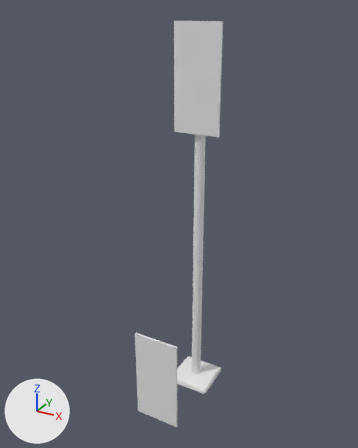
The FBX model Samples~/URP/Props/FBX/Prop_Sign_MiscPost_02.fbx, before and after one commit.
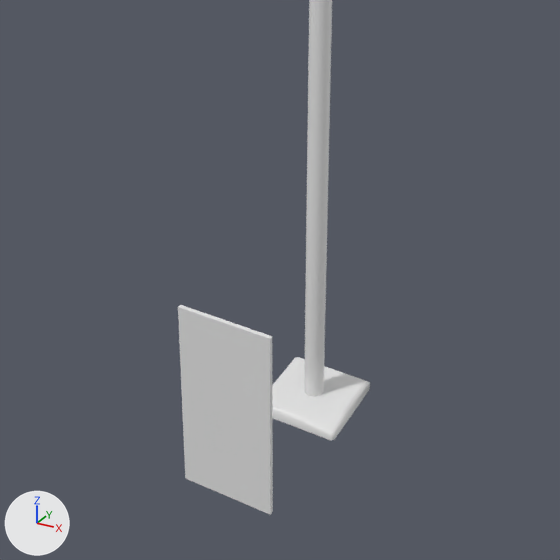
There are two pictures of each version: one whole from a camera (50 mm lens) standing at (1.313, -2.652, 2.521) and looking at (-0.042, -0.188, 1.289), one close up on the part from 15% to 86% of the width and 44% to 100% of the height. Arrows for +X, +Y and +Z are at lower left; the lights stay in place. Where no turn or scale is listed for an object, it has been applied to the vertices.

The first close-up shows 'Prop_sign_misc_post_02_01_LOD0', 'signs_misc_texture_atlas.001'.
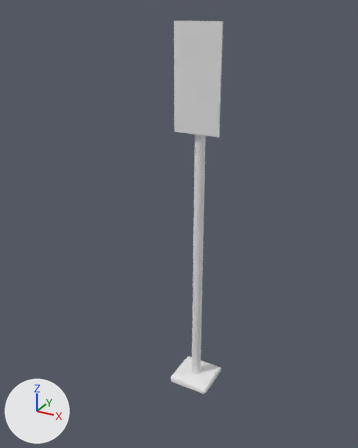
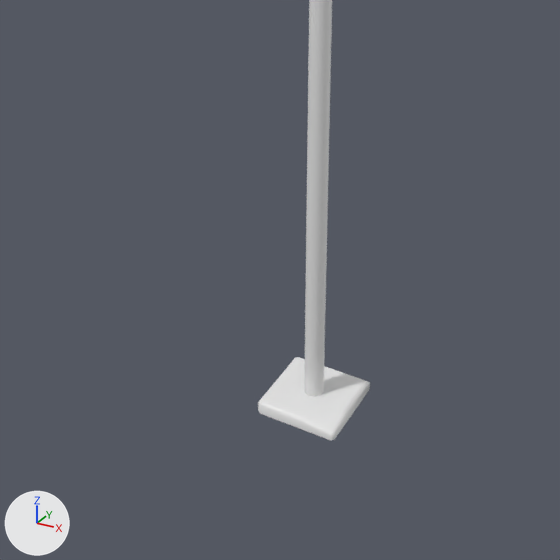
Boxes (x1, y1, x2, y2) around the edits, measured in the close-ups (560 x 560 px):
'signs_misc_texture_atlas.001', deleted
    before: (178, 305, 273, 515)
    faces in mat_prop_sign_misc_mat (its picture is missing): (178, 307, 271, 515)
    faces in mat_prop_electric_post_mat (its picture is missing): (178, 305, 273, 514)

Patch to the scene script:
```diff
--- a/Samples~/URP/Props/FBX/Prop_Sign_MiscPost_02.fbx.py
+++ b/Samples~/URP/Props/FBX/Prop_Sign_MiscPost_02.fbx.py
@@ ob_signs_misc_texture_atlas_001 @@
-ob_signs_misc_texture_atlas_001 = bpy.data.objects.new('signs_misc_texture_atlas.001', me_signs_misc_texture_atlas_003)
-ob_signs_misc_texture_atlas_001.location = (0.0, -0.564, 0.363)
```
